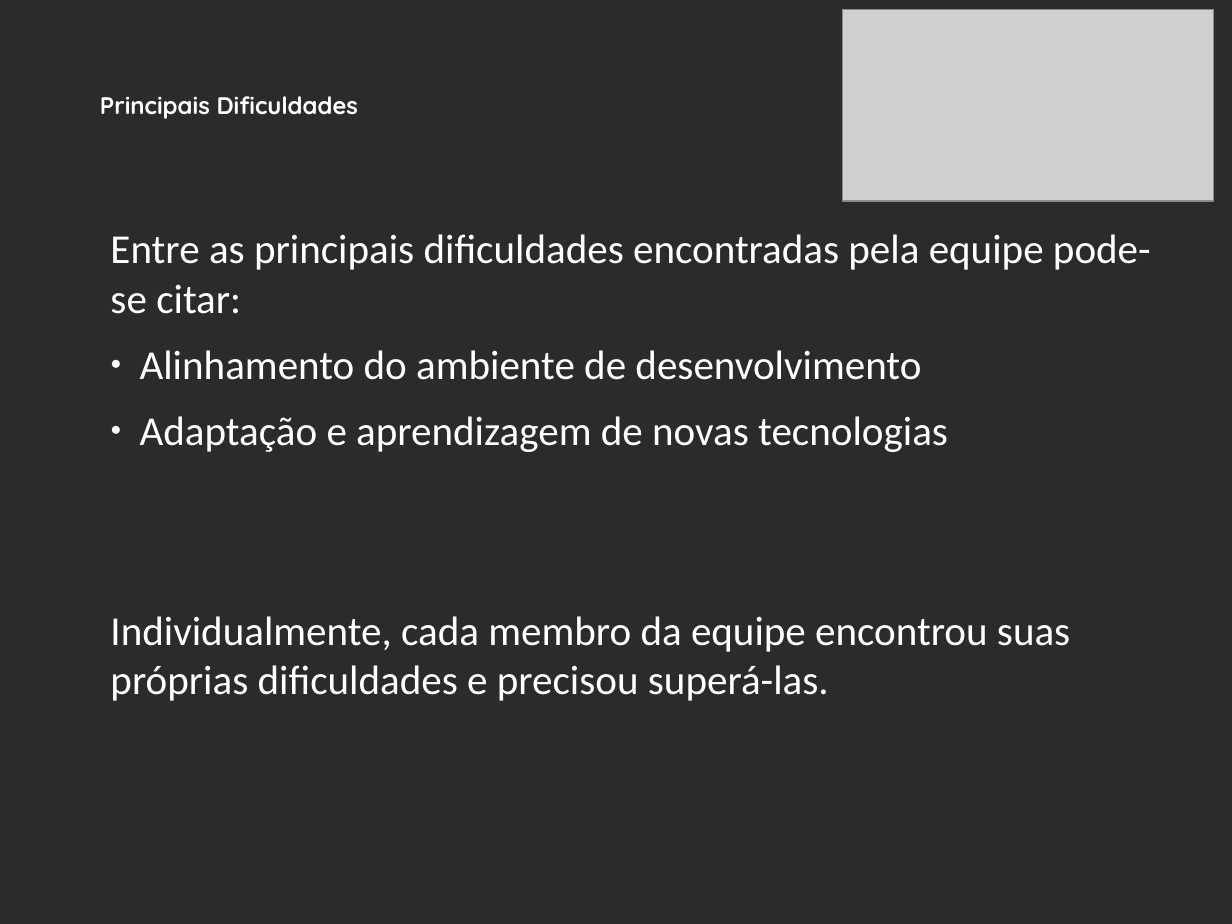
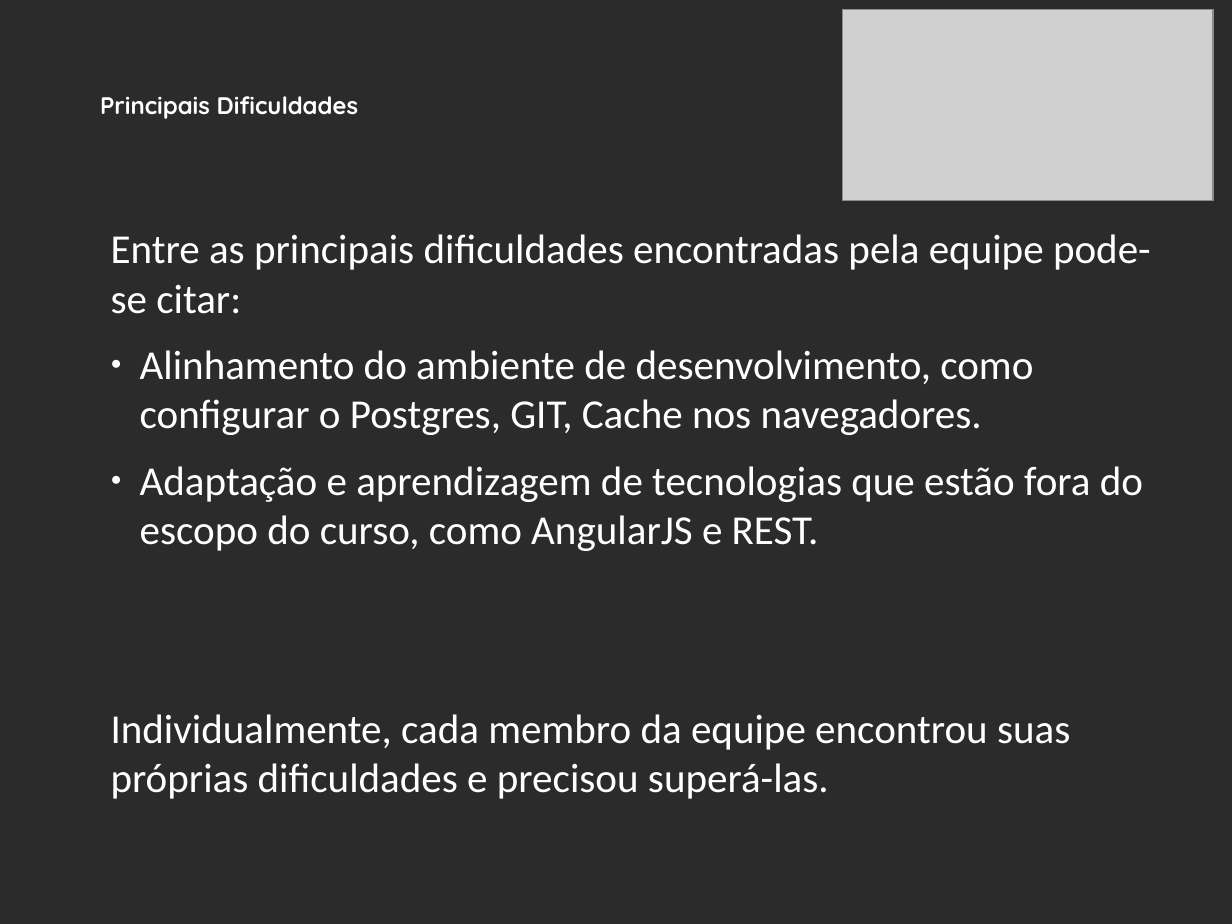
Before and after one commit to nosrednawall/Faculdade-Projeto-Integrador-5P, a slide deck: slide 7 of Gestao_de_Projeto/Recruta-Slide Curto.pptx. Drawn at 1232x924 pixels with LibreOffice and Linux fonts; fonts in the diff are those of the drawing; grey boxes stand for pictures; background and template pictures are left out; a plain dark background stands for a picture behind light text. Boxes give left, top, right and bottom in pixels: in the first picture for what was removed or moved away, otherwise in the second. Text is boxed around its words. In the diff, an @@ line names an element or a change of style, - is before the commit and + after.

```diff
--- a/Gestao_de_Projeto/Recruta-Slide Curto.pptx
+++ b/Gestao_de_Projeto/Recruta-Slide Curto.pptx
@@ text at (x1=140, y1=350, x2=1143, y2=551): text changed @@
-● Alinhamento do ambiente de desenvolvimento
-● Adaptação e aprendizagem de novas tecnologias
+● Alinhamento do ambiente de desenvolvimento, como configurar o Postgres, GIT, Cache nos navegadores.
+● Adaptação e aprendizagem de tecnologias que estão fora do escopo do curso, como AngularJS e REST.
```
Also in this commit, not shown: 1 other file.
